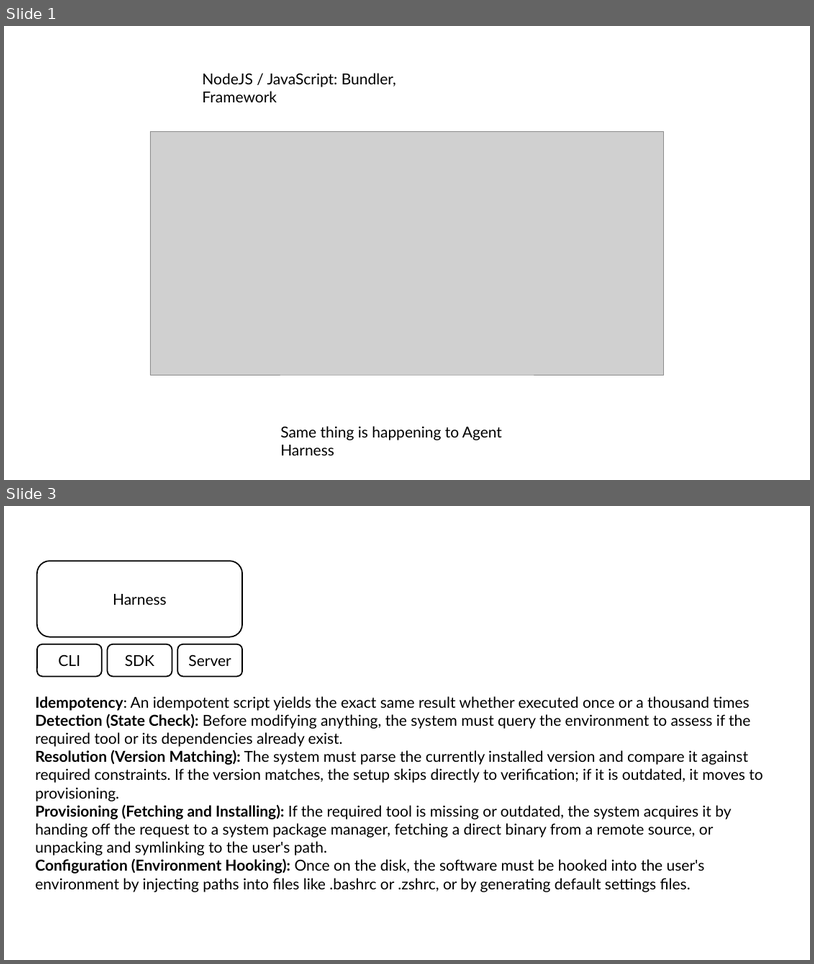
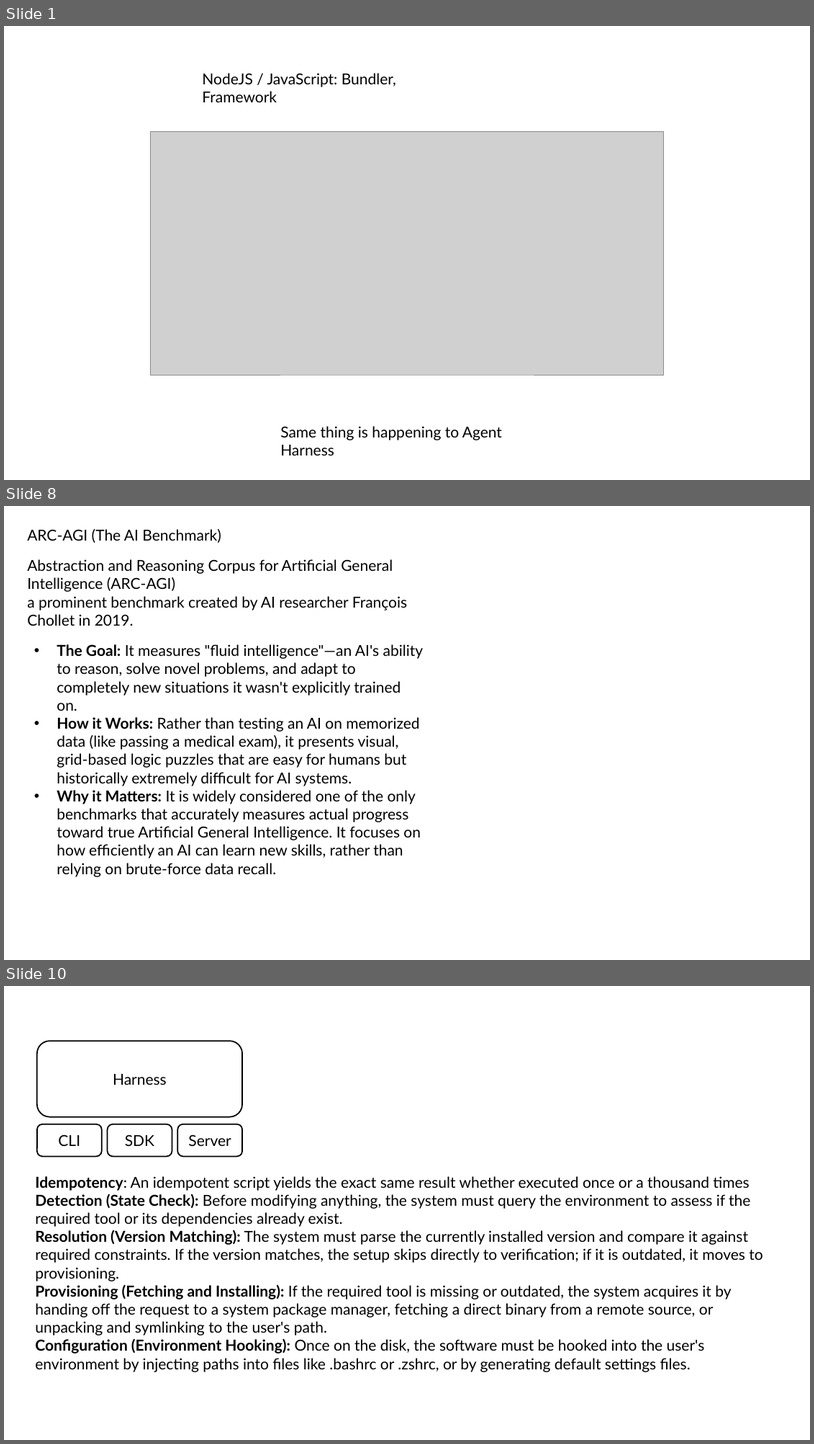
Before and after one commit to carlosmarte/knowledge-base-documentation, a slide deck: conference-presentations/agent-harness-sdks/LDE Agent SDK and Custom Agent Harness.pptx. Shown one above the other, each under a label of ours: slides 1 and 3 before the commit, slides 1, 8 and 10 after it; the slides between them are not shown. The pictures are 814x964 and 814x1444 pixels, drawn with LibreOffice and Linux fonts; fonts in the diff are those of the drawing; grey boxes stand for pictures. Boxes give left, top, right and bottom in pixels: in the first picture for what was removed or moved away, otherwise in the second. Text is boxed around its words. In the diff, an @@ line names an element or a change of style, - is before the commit and + after.

```diff
--- a/conference-presentations/agent-harness-sdks/LDE Agent SDK and Custom Agent Harness.pptx
+++ b/conference-presentations/agent-harness-sdks/LDE Agent SDK and Custom Agent Harness.pptx
@@ slide 8 added at box(4, 506, 810, 960), background #FFFFFF @@
@@ text added at box(27, 529, 221, 543), 18 pt, text #000000 @@
+ARC-AGI (The AI Benchmark)
@@ text added at box(27, 559, 407, 626), 18 pt, text #000000 @@
+Abstraction and Reasoning Corpus for Artificial General Intelligence (ARC-AGI)
+a prominent benchmark created by AI researcher François Chollet in 2019.
@@ text added at box(57, 644, 424, 874), 18 pt, text #000000 @@
+• The Goal: It measures "fluid intelligence"—an AI's ability to reason, solve novel problems, and adapt to completely new situations it wasn't explicitly trained on.
+• How it Works: Rather than testing an AI on memorized data (like passing a medical exam), it presents visual, grid-based logic puzzles that are easy for humans but historically extremely difficult for AI systems.
+• Why it Matters: It is widely considered one of the only benchmarks that accurately measures actual progress toward true Artificial General Intelligence. It focuses on how efficiently an AI can learn new skills, rather than relying on brute-force data recall.
@@ what was slide 3 is now slide 10 @@
```
Also in this commit, not shown: 2 slides changed, 10 other slides added.
